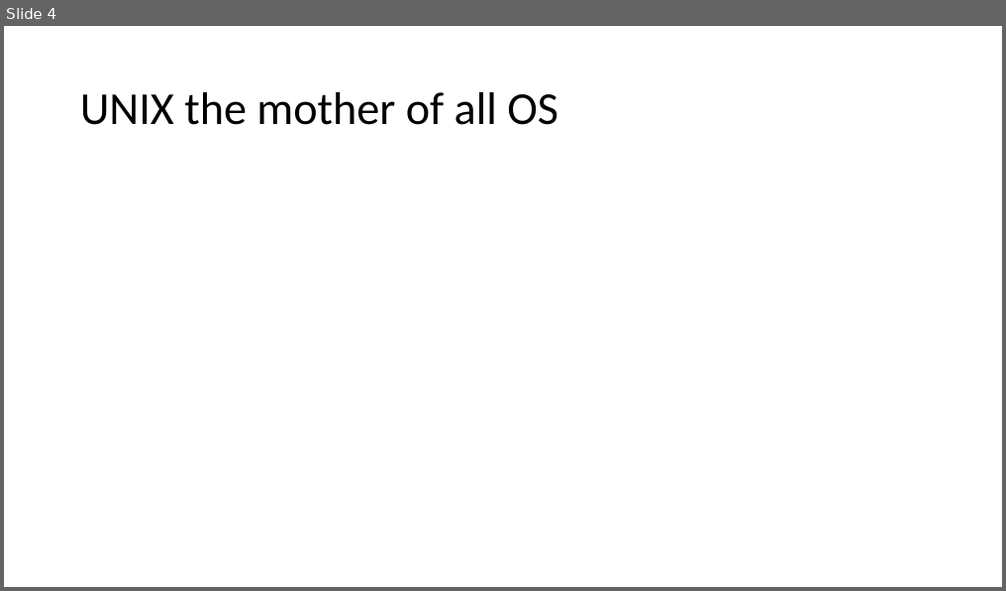
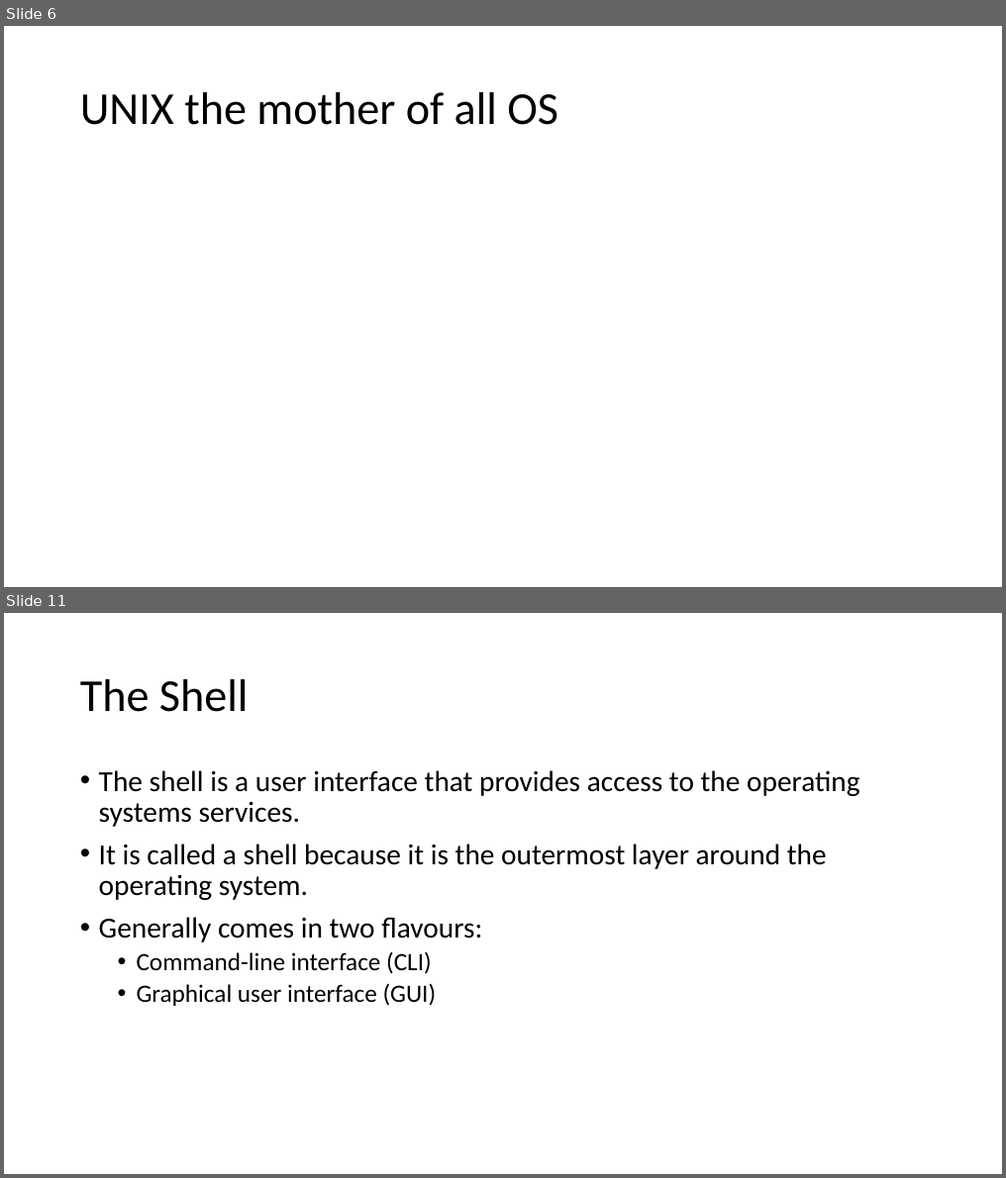
Before and after one commit to krabberod/bios3010-unix-linux, a slide deck: Lectures/1_intro_to_unix.pptx. Shown one above the other, each under a label of ours: slide 4 before the commit, slides 6 and 11 after it; the slides between them are not shown. The pictures are 1006x591 and 1006x1178 pixels, drawn with LibreOffice and Linux fonts; fonts in the diff are those of the drawing. Boxes give left, top, right and bottom in pixels: in the first picture for what was removed or moved away, otherwise in the second. Text is boxed around its words. In the diff, an @@ line names an element or a change of style, - is before the commit and + after.

```diff
--- a/Lectures/1_intro_to_unix.pptx
+++ b/Lectures/1_intro_to_unix.pptx
@@ slide 11 added at (4,613,1002,1174), background #FFFFFF @@
@@ title added at (80,679,249,712), 44 pt, text #000000 @@
+The Shell
@@ text added at (99,770,860,1006), 28 pt, text #000000 @@
+• The shell is a user interface that provides access to the operating systems services.
+• It is called a shell because it is the outermost layer around the operating system.
+• Generally comes in two flavours:
+  • Command-line interface (CLI)
+  • Graphical user interface (GUI)
@@ what was slide 4 is now slide 6 @@
```
Also in this commit, not shown: 1 slide changed, 6 other slides added, 11 other files.
